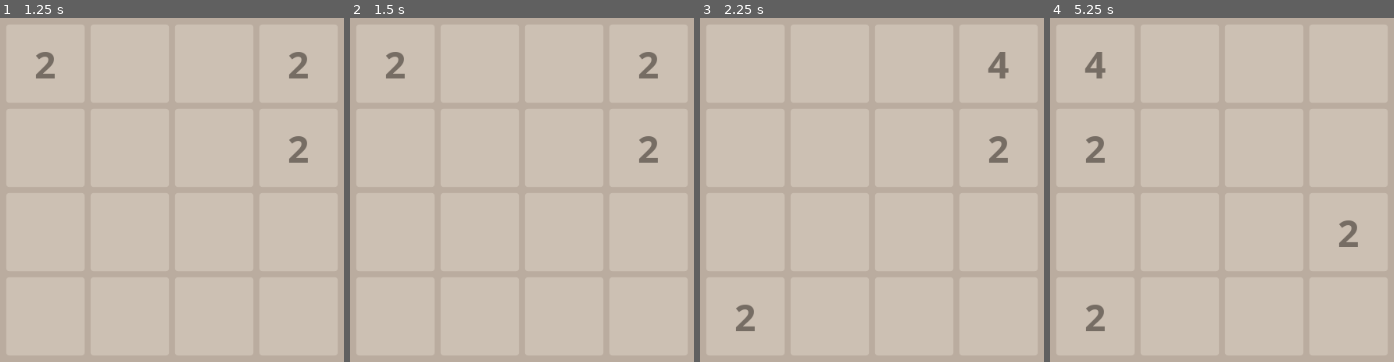
Above: before the commit, frames 1-4 (left to right).
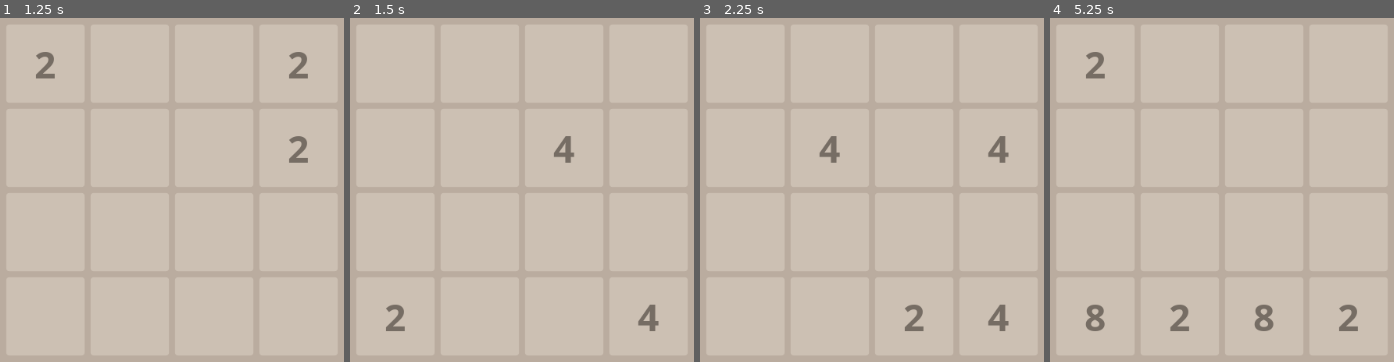
Above: after the commit, the same moments.

Repository: xinyer/game-2048
Game: Godot game, scene res://Board.tscn
Same seed, same stepped clock (60 frames per second), same inputs: the game is played once before the commit and once after it.
Inputs:
- Up to frame 1 (1.25 s): tap Enter at 0.5 s; hold Right (ui_right) from 0.53 s (still down)
- Up to frame 2 (1.5 s): tap Space at 1.25 s; release Right (ui_right) at 1.28 s; hold Down (ui_down) from 1.28 s (still down)
- Up to frame 3 (2.25 s): tap Enter at 2 s; release Down (ui_down) at 2.03 s; hold Right (ui_right) from 2.03 s (still down)
- Up to frame 4 (5.25 s): tap Space at 2.75, 4.25 s; release Right (ui_right) at 2.78 s; hold Up (ui_up) 2.78-3.53 s; tap Enter at 3.5 s; hold Left (ui_left) 3.53-5.03 s; hold Down (ui_down) from 5.03 s (still down)

Frame 1 is identical in both runs. In frame 2, 1.5% of the frame differs, in the area x 10-90%, y 9-91%; in frame 3, 1.5%; in frame 4, 1.7%.

Commit message:
move up and down

Diff:
--- a/Scripts/Board.gd
+++ b/Scripts/Board.gd
@@ -1,17 +1,11 @@
 extends ColorRect
 
-const width = 4
-const height = 4
+const SIZE = 4
+const tile = preload("res://Tile.tscn")
 
-const tile = preload("res://Tile.tscn")
 var random = RandomNumberGenerator.new()
-var nodes: Array = []
-var board: Array = [
-	[0, 0, 0, 0],
-	[0, 0, 0, 0],
-	[0, 0, 0, 0],
-	[0, 0, 0, 0]
-]
+var tiles: Array = []
+var board: Array = [[0, 0, 0, 0],[0, 0, 0, 0],[0, 0, 0, 0],[0, 0, 0, 0]]
 
 func _ready():
 	random.randomize()
@@ -22,45 +16,38 @@
 
 func _process(delta):
 	if Input.is_action_just_pressed("ui_left"):
-		for line in board:
-			line.invert()
-			slide(line)
-			line.invert()
-		update_board()
-		new_tile()
-		pass
+		slide_left()
 	elif Input.is_action_just_pressed("ui_right"):
-		for line in board:
-			slide(line)
-		update_board()
-		new_tile()
+		slide_right()
 	elif Input.is_action_just_pressed("ui_up"):
-		pass
+		slide_up()
 	elif Input.is_action_just_pressed("ui_down"):
-		pass
+		slide_down()
 
 func init_board():
-	for n in range(0, width * height):
+	for _n in range(0, SIZE * SIZE):
 		var node = tile.instance()
 		node.set_value(0)
-		nodes.push_back(node)
+		tiles.push_back(node)
 		$Container/Grid.add_child(node)
 
 func update_board():
-	for i in range(0, width * height):
-		nodes[i].set_value(board[floor(i / width)][i % height])
+	for i in range(0, SIZE * SIZE):
+		var value = board[floor(i / SIZE)][i % SIZE]
+		tiles[i].set_value(value)
 
 func new_tile(value: int = 0):
 	var position = create_random_position()
 	var i = value
-	if value == 0: i = create_random_value()
+	if value == 0:
+		i = create_random_value()
 	set_element(position, i)
 	update_board()
 
 func create_random_position() -> Vector2:
 	var position = Vector2(
-		random.randi_range(0, width - 1),
-		random.randi_range(0, height - 1)
+		random.randi_range(0, SIZE - 1),
+		random.randi_range(0, SIZE - 1)
 	)
 	while(is_occupied(position)):
 		position = create_random_position()
@@ -82,9 +69,14 @@
 func set_element(pos: Vector2, value: int):
 	board[pos.x][pos.y] = value
 
+# slide to right, plus two values if same
+#
+# [0, 0, 2, 0] -> [0, 0, 0, 2]
+# [0, 2, 0, 2] -> [0, 0, 0, 4]
+#
 func slide(line: Array):
-	for n in range(1, 4):
-		var i = width - 2
+	for _n in range(1, SIZE):
+		var i = SIZE - 2
 		while i >= 0:
 			if line[i + 1] == 0:
 				line[i + 1] = line[i]
@@ -93,3 +85,73 @@
 				line[i + 1] = line[i + 1] * 2
 				line[i] = 0
 			i = i - 1
+
+# rotate 90 degrees clockwise
+#
+#	[ 0, 1, 2, 3]
+#	[ 4, 5, 6, 7]
+#	[ 8, 9,10,11]
+#	[12,13,14,15]
+# to
+#	[12, 8, 4, 0]
+#	[13, 9, 5, 1]
+#	[14,10, 6, 2]
+#	[15,11, 7, 3]
+#
+func rotate_90_clockwise(array: Array) -> Array:
+	var result = [[0,0,0,0],[0,0,0,0],[0,0,0,0],[0,0,0,0]]
+	for i in range(0, SIZE):
+		for j in range(0, SIZE):
+			result[i][j] = array[SIZE - 1 -j][i]
+	return result
+
+# rotate 90 degrees counterclockwise
+#
+#	[ 0, 1, 2, 3]
+#	[ 4, 5, 6, 7]
+#	[ 8, 9,10,11]
+#	[12,13,14,15]
+# to
+#	[3, 7,11,15]
+#	[2, 6,10,14]
+#	[1, 5, 9,13]
+#	[0, 4, 8,12]
+#
+func rotate_90_counterclockwise(array: Array) -> Array:
+	var result = [[0,0,0,0],[0,0,0,0],[0,0,0,0],[0,0,0,0]]
+	for i in range(0, SIZE):
+		for j in range(0, SIZE):
+			result[i][j] = array[j][SIZE - 1 - i]
+	return result
+
+func slide_right():
+	for line in board:
+		slide(line)
+	update_board()
+	new_tile()
+
+func slide_left():
+	for line in board:
+		line.invert()
+		slide(line)
+		line.invert()
+	update_board()
+	new_tile()
+
+func slide_up():
+	var array = rotate_90_clockwise(board)
+	for line in array:
+		slide(line)
+	board = rotate_90_counterclockwise(array)
+	update_board()
+	new_tile()
+
+func slide_down():
+	var array = rotate_90_clockwise(board)
+	for line in array:
+		line.invert()
+		slide(line)
+		line.invert()
+	board = rotate_90_counterclockwise(array)
+	update_board()
+	new_tile()
